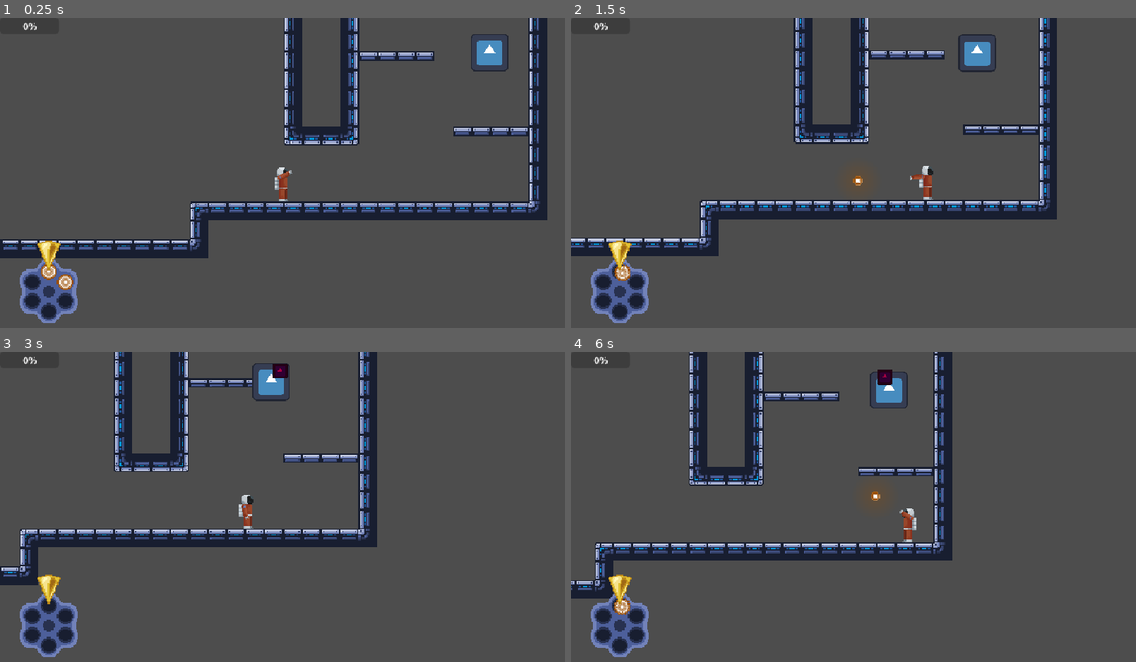
Above: before the commit, frames 1-4 (two rows, left to right).
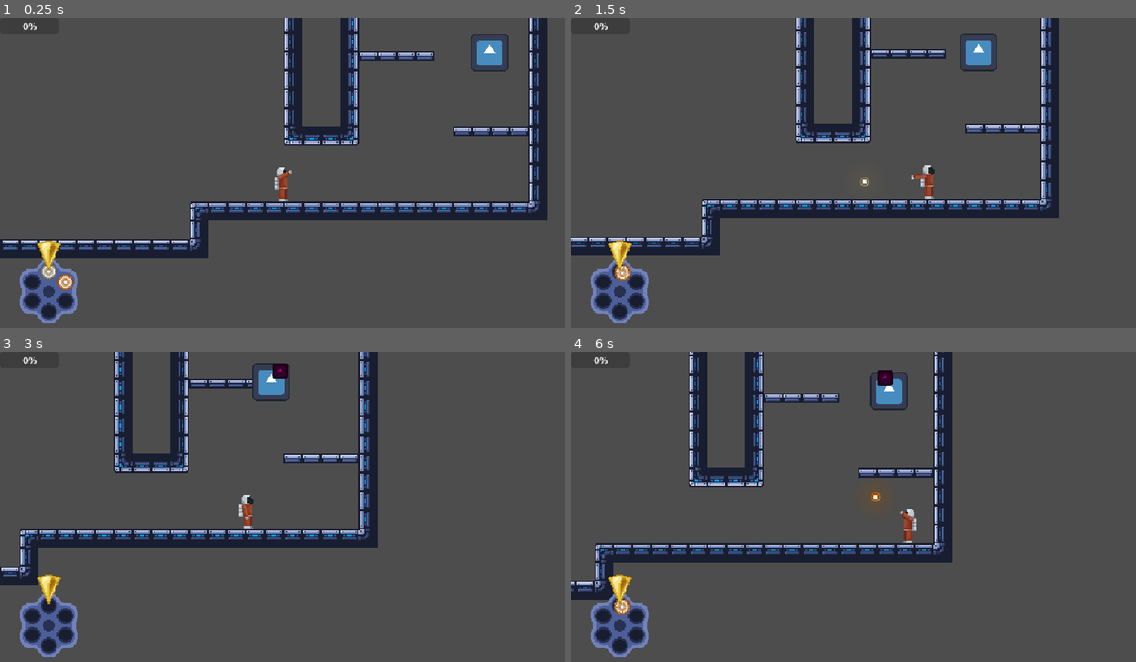
Above: after the commit, the same moments.

Repository: ygda-org/revolver
Game: Godot game, scene res://main/main.tscn
The game is run twice, just before and just after one commit, with the same random seed, the same clock (stepped at 60 frames per second) and the same inputs. The engine's default icon, where the game draws it, is replaced by a stand-in: a white triangle on a blue panel in a dark square.
Inputs (mouse positions are in pixels of both pictures, inside the frame that each line leads up to):
- Up to frame 1 (0.25 s): no input
- Up to frame 2 (1.5 s): tap Enter (ui_accept) at 0.5 s; move the mouse to (977, 160) at 0.52 s; hold S (drop) 0.53-1.28 s; hold D (right) from 0.53 s (still down); tap Space (jump) at 0.77 s; move the mouse to (740, 191) at 1.27 s; click (740, 191) at 1.35 s
- Up to frame 3 (3 s): tap Space (jump) at 1.52 s; move the mouse to (339, 441) at 2.02 s; release D (right) at 2.03 s; hold A (left) 2.03-2.78 s; hold S (drop) 2.03-2.78 s; move the mouse to (254, 575) at 2.77 s; hold D (right) from 2.78 s (still down); click (254, 575) at 2.85 s
- Up to frame 4 (6 s): tap Space (jump) at 3.02, 3.77, 4.52 s; move the mouse to (1023, 556) at 3.52 s; hold S (drop) 3.53-4.28 s; tap R (reload) at 4.15 s; move the mouse to (684, 463) at 4.27 s; release D (right) at 4.28 s; hold A (left) 4.28-5.03 s; click (684, 463) at 4.35 s; move the mouse to (881, 510) at 5.02 s; hold D (right) 5.03-5.78 s; hold S (drop) 5.03-5.78 s; move the mouse to (768, 432) at 5.77 s; hold A (left) from 5.78 s (still down); click (768, 432) at 5.85 s

The runs differ from the first frame. In frame 1, less than 0.1% of the frame differs, in the area x 7-10%, y 79-85%; in frame 2, 6.8%, in the area x 0-87%, y 0-77%; in frame 3, 1.0%; in frame 4, 3.8%.

Commit message:
homing and anti-homing

Diff:
--- a/enemies/dash_enemy/dash_enemy.tscn
+++ b/enemies/dash_enemy/dash_enemy.tscn
@@ -26,6 +26,7 @@
 [node name="WalkoffDetector" type="RayCast2D" parent="RaycastPivot" unique_id=1577733732]
 position = Vector2(8, 15)
 target_position = Vector2(0, 3)
+collision_mask = 33
 
 [node name="PlayerDetector" type="RayCast2D" parent="RaycastPivot" unique_id=1610823434]
 target_position = Vector2(150, 0)
--- a/enemies/wall_enemy/wall.tscn
+++ b/enemies/wall_enemy/wall.tscn
@@ -24,6 +24,7 @@
 [node name="GroundCast" type="RayCast2D" parent="RaycastPivot" unique_id=1835691898]
 position = Vector2(6, 31)
 target_position = Vector2(0, 5)
+collision_mask = 33
 
 [node name="WallCast" type="RayCast2D" parent="RaycastPivot" unique_id=1005177157]
 target_position = Vector2(8, 0)
--- a/enemies/wall_enemy/wall_enemy.tscn
+++ b/enemies/wall_enemy/wall_enemy.tscn
@@ -30,6 +30,7 @@
 [node name="WalkoffDetector" type="RayCast2D" parent="RayCastPivot" unique_id=651601387]
 position = Vector2(13, 22)
 target_position = Vector2(0, 3)
+collision_mask = 33
 
 [node name="SpawnPivot" type="Node2D" parent="." unique_id=864838023]
 
--- a/globals/game_state.gd
+++ b/globals/game_state.gd
@@ -41,6 +41,9 @@
 
 	inventory[NORMAL_RES] = 2
 
+	# for testing
+	active_barrel[0] = load("uid://bqdnydo4woert")
+
 ## cycle bullet by dir, then mod by barrel size
 func bullet_cycle(dir: int):
 	bullet_is_cycled.emit()
--- a/player/bullet/base_bullet_resource.gd
+++ b/player/bullet/base_bullet_resource.gd
@@ -32,5 +32,6 @@
 	TP_SHOT,
 	REVOLVER,
 	HELIX,
-	HELIX_HELPER
+	HELIX_HELPER,
+	HOMING
 }
--- a/player/bullet/bullet.gd
+++ b/player/bullet/bullet.gd
@@ -24,7 +24,8 @@
 	BulletResource.effects.TP_SHOT: Callable(tp_shot),
 	BulletResource.effects.REVOLVER: Callable(revolver),
 	BulletResource.effects.HELIX: Callable(helix),
-	BulletResource.effects.HELIX_HELPER: Callable(helix_helper)
+	BulletResource.effects.HELIX_HELPER: Callable(helix_helper),
+	BulletResource.effects.HOMING: Callable(homing)
 }
 
 var thing_i_hit: EnemyComponent
@@ -158,3 +159,12 @@
 	var rot_pos: Vector2 = global_position - get_parent().global_position
 	get_parent().rotation = 0
 	position = rot_pos
+
+func homing():
+	var enemy: EnemyComponent = GameState.get_closest_enemy_to_position(global_position)
+	if not enemy:
+		return
+	var target_pos: Vector2 = enemy.global_position
+	var perp: Vector2 = vel.orthogonal().normalized()
+	perp = perp if (global_position + perp).distance_to(target_pos) < (global_position - perp).distance_to(target_pos) else -perp
+	vel += perp * resource.effect_strength * delta_time_save
--- /dev/null
+++ b/player/bullet/bullet_resources/anti-homing.tres
@@ -0,0 +1,14 @@
+[gd_resource type="Resource" script_class="BulletResource" format=3 uid="uid://bqdnydo4woert"]
+
+[ext_resource type="Script" uid="uid://cmear8uu7c65f" path="res://player/bullet/base_bullet_resource.gd" id="1_syqhk"]
+
+[resource]
+script = ExtResource("1_syqhk")
+damage = 20
+speed = 170.0
+effect = 14
+effect_strength = -200.0
+called_in_process = true
+shake_trauma = 0.8
+outline_color = Color(0.42819417, 0.39390987, 0.27084738, 1)
+metadata/_custom_type_script = "uid://cmear8uu7c65f"
--- a/player/bullet/bullet_resources/coin.tres
+++ b/player/bullet/bullet_resources/coin.tres
@@ -354,6 +354,7 @@
 effect = 4
 effect_strength = 2.5
 called_in_process = true
+shake_trauma = 0.2
 outline_color = Color(0.17914641, 0.29443833, 0.66664076, 1)
 sprite_frames_ovveride = SubResource("SpriteFrames_yel5m")
 metadata/_custom_type_script = "uid://cmear8uu7c65f"
--- a/player/bullet/bullet_resources/dash.tres
+++ b/player/bullet/bullet_resources/dash.tres
@@ -8,4 +8,5 @@
 effect = 2
 effect_strength = 600.0
 effect_on_shot = true
+shake_trauma = 0.6
 metadata/_custom_type_script = "uid://cmear8uu7c65f"
--- a/player/bullet/bullet_resources/helix.tres
+++ b/player/bullet/bullet_resources/helix.tres
@@ -9,6 +9,7 @@
 damage = 0
 effect = 12
 effect_on_shot = true
+shake_trauma = 0.7
 invisible_and_no_collision = true
 outline_color = Color(0.2079894, 0.22248787, 1, 1)
 sprite_frames_ovveride = SubResource("SpriteFrames_ulucf")
--- /dev/null
+++ b/player/bullet/bullet_resources/homing.tres
@@ -0,0 +1,13 @@
+[gd_resource type="Resource" script_class="BulletResource" format=3 uid="uid://bmoa5ix2gqv7b"]
+
+[ext_resource type="Script" uid="uid://cmear8uu7c65f" path="res://player/bullet/base_bullet_resource.gd" id="1_ncscl"]
+
+[resource]
+script = ExtResource("1_ncscl")
+damage = 8
+speed = 200.0
+effect = 14
+effect_strength = 300.0
+called_in_process = true
+outline_color = Color(0.3582018, 0.38051307, 0.5403401, 1)
+metadata/_custom_type_script = "uid://cmear8uu7c65f"
--- a/player/bullet/bullet_resources/re-volver.tres
+++ b/player/bullet/bullet_resources/re-volver.tres
@@ -6,5 +6,6 @@
 script = ExtResource("1_ju4b2")
 effect = 11
 effect_on_shot = true
+shake_trauma = 0.1
 outline_color = Color(1, 1, 1, 1)
 metadata/_custom_type_script = "uid://cmear8uu7c65f"
--- a/player/bullet/bullet_resources/ricopierce.tres
+++ b/player/bullet/bullet_resources/ricopierce.tres
@@ -7,5 +7,6 @@
 effect = 5
 effect_strength = 3.0
 effect_on_shot = true
+shake_trauma = 0.55
 outline_color = Color(9.866804e-07, 0.47770786, 0.17408678, 1)
 metadata/_custom_type_script = "uid://cmear8uu7c65f"
--- a/player/bullet/bullet_resources/shift.tres
+++ b/player/bullet/bullet_resources/shift.tres
@@ -8,5 +8,6 @@
 effect = 8
 effect_strength = 100.0
 effect_on_shot = true
+shake_trauma = 0.3
 outline_color = Color(0.67655545, 6.179988e-05, 0.5484194, 1)
 metadata/_custom_type_script = "uid://cmear8uu7c65f"
--- a/player/bullet/bullet_resources/slam.tres
+++ b/player/bullet/bullet_resources/slam.tres
@@ -7,5 +7,6 @@
 damage = 15
 effect = 9
 effect_on_shot = true
+shake_trauma = 0.4
 outline_color = Color(4.933402e-07, 0.31377062, 0.16767508, 1)
 metadata/_custom_type_script = "uid://cmear8uu7c65f"
--- a/player/bullet/bullet_resources/small_recoil.tres
+++ b/player/bullet/bullet_resources/small_recoil.tres
@@ -6,5 +6,6 @@
 script = ExtResource("1_mprcq")
 speed = 250.0
 recoil = 150.0
+shake_trauma = 0.6
 outline_color = Color(0.39886096, 0.3650907, 0.5365969, 1)
 metadata/_custom_type_script = "uid://cmear8uu7c65f"
--- a/player/bullet/bullet_resources/tp_shot.tres
+++ b/player/bullet/bullet_resources/tp_shot.tres
@@ -6,6 +6,7 @@
 script = ExtResource("1_yhrwk")
 damage = 2
 effect = 10
+shake_trauma = 0.3
 can_call_on_walls = true
 outline_color = Color(0.5448244, 0.14352274, 0.76347786, 1)
 metadata/_custom_type_script = "uid://cmear8uu7c65f"
--- /dev/null
+++ b/player/bullet/deprecatedorbad/field.tres
@@ -0,0 +1,136 @@
+[gd_resource type="Resource" script_class="BulletResource" format=3 uid="uid://db57vrxjhyc42"]
+
+[ext_resource type="Script" uid="uid://cmear8uu7c65f" path="res://player/bullet/base_bullet_resource.gd" id="1_ercb3"]
+[ext_resource type="Texture2D" uid="uid://dlbb2kg1nkspe" path="res://assets/icon.svg" id="2_wftuu"]
+
+[sub_resource type="AtlasTexture" id="AtlasTexture_5gk60"]
+atlas = ExtResource("2_wftuu")
+region = Rect2(0, 0, 32, 32)
+
+[sub_resource type="AtlasTexture" id="AtlasTexture_uuf11"]
+atlas = ExtResource("2_wftuu")
+region = Rect2(32, 0, 32, 32)
+
+[sub_resource type="AtlasTexture" id="AtlasTexture_afkhd"]
+atlas = ExtResource("2_wftuu")
+region = Rect2(64, 0, 32, 32)
+
+[sub_resource type="AtlasTexture" id="AtlasTexture_asjs3"]
+atlas = ExtResource("2_wftuu")
+region = Rect2(96, 0, 32, 32)
+
+[sub_resource type="AtlasTexture" id="AtlasTexture_3o27t"]
+atlas = ExtResource("2_wftuu")
+region = Rect2(0, 32, 32, 32)
+
+[sub_resource type="AtlasTexture" id="AtlasTexture_khste"]
+atlas = ExtResource("2_wftuu")
+region = Rect2(32, 32, 32, 32)
+
+[sub_resource type="AtlasTexture" id="AtlasTexture_ijbbb"]
+atlas = ExtResource("2_wftuu")
+region = Rect2(64, 32, 32, 32)
+
+[sub_resource type="AtlasTexture" id="AtlasTexture_gnlrj"]
+atlas = ExtResource("2_wftuu")
+region = Rect2(96, 32, 32, 32)
+
+[sub_resource type="AtlasTexture" id="AtlasTexture_qmcoy"]
+atlas = ExtResource("2_wftuu")
+region = Rect2(0, 64, 32, 32)
+
+[sub_resource type="AtlasTexture" id="AtlasTexture_ek07x"]
+atlas = ExtResource("2_wftuu")
+region = Rect2(32, 64, 32, 32)
+
+[sub_resource type="AtlasTexture" id="AtlasTexture_6o3ym"]
+atlas = ExtResource("2_wftuu")
+region = Rect2(64, 64, 32, 32)
+
+[sub_resource type="AtlasTexture" id="AtlasTexture_eb6lw"]
+atlas = ExtResource("2_wftuu")
+region = Rect2(96, 64, 32, 32)
+
+[sub_resource type="AtlasTexture" id="AtlasTexture_qwa6k"]
+atlas = ExtResource("2_wftuu")
+region = Rect2(0, 96, 32, 32)
+
+[sub_resource type="AtlasTexture" id="AtlasTexture_5mfns"]
+atlas = ExtResource("2_wftuu")
+region = Rect2(32, 96, 32, 32)
+
+[sub_resource type="AtlasTexture" id="AtlasTexture_huknx"]
+atlas = ExtResource("2_wftuu")
+region = Rect2(64, 96, 32, 32)
+
+[sub_resource type="AtlasTexture" id="AtlasTexture_3mok4"]
+atlas = ExtResource("2_wftuu")
+region = Rect2(96, 96, 32, 32)
+
+[sub_resource type="SpriteFrames" id="SpriteFrames_ercb3"]
+animations = [{
+"frames": [{
+"duration": 1.0,
+"texture": SubResource("AtlasTexture_5gk60")
+}, {
+"duration": 1.0,
+"texture": SubResource("AtlasTexture_uuf11")
+}, {
+"duration": 1.0,
+"texture": SubResource("AtlasTexture_afkhd")
+}, {
+"duration": 1.0,
+"texture": SubResource("AtlasTexture_asjs3")
+}, {
+"duration": 1.0,
+"texture": SubResource("AtlasTexture_3o27t")
+}, {
+"duration": 1.0,
+"texture": SubResource("AtlasTexture_khste")
+}, {
+"duration": 1.0,
+"texture": SubResource("AtlasTexture_ijbbb")
+}, {
+"duration": 1.0,
+"texture": SubResource("AtlasTexture_gnlrj")
+}, {
+"duration": 1.0,
+"texture": SubResource("AtlasTexture_qmcoy")
+}, {
+"duration": 1.0,
+"texture": SubResource("AtlasTexture_ek07x")
+}, {
+"duration": 1.0,
+"texture": SubResource("AtlasTexture_6o3ym")
+}, {
+"duration": 1.0,
+"texture": SubResource("AtlasTexture_eb6lw")
+}, {
+"duration": 1.0,
+"texture": SubResource("AtlasTexture_qwa6k")
+}, {
+"duration": 1.0,
+"texture": SubResource("AtlasTexture_5mfns")
+}, {
+"duration": 1.0,
+"texture": SubResource("AtlasTexture_huknx")
+}, {
+"duration": 1.0,
+"texture": SubResource("AtlasTexture_3mok4")
+}],
+"loop": 0,
+"name": &"default",
+"speed": 5.0
+}]
+
+[resource]
+script = ExtResource("1_ercb3")
+speed = 0.0
+effect = 5
+effect_strength = 999.0
+effect_on_shot = true
+life_duration = 15.0
+shake_trauma = 0.2
+outline_color = Color(0.08097919, 0.77029866, 0.85142076, 1)
+sprite_frames_ovveride = SubResource("SpriteFrames_ercb3")
+metadata/_custom_type_script = "uid://cmear8uu7c65f"
--- a/player/player.gd
+++ b/player/player.gd
@@ -203,6 +203,7 @@
 func _on_slam_hitbox_body_entered(body):
 
 	var comp = body.find_child("EnemyComponent")
+	$Camera2D.add_trauma(0.6)
 	if comp:
 		comp.hit(load("uid://dof6lvg6wev5k").damage)
 		$InvicibilityFrames.start()
